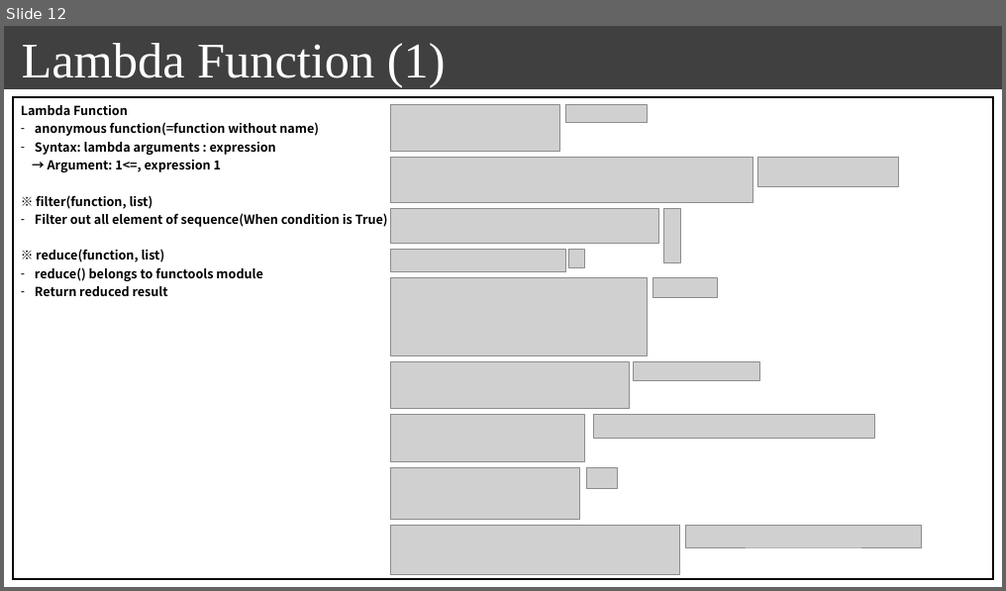
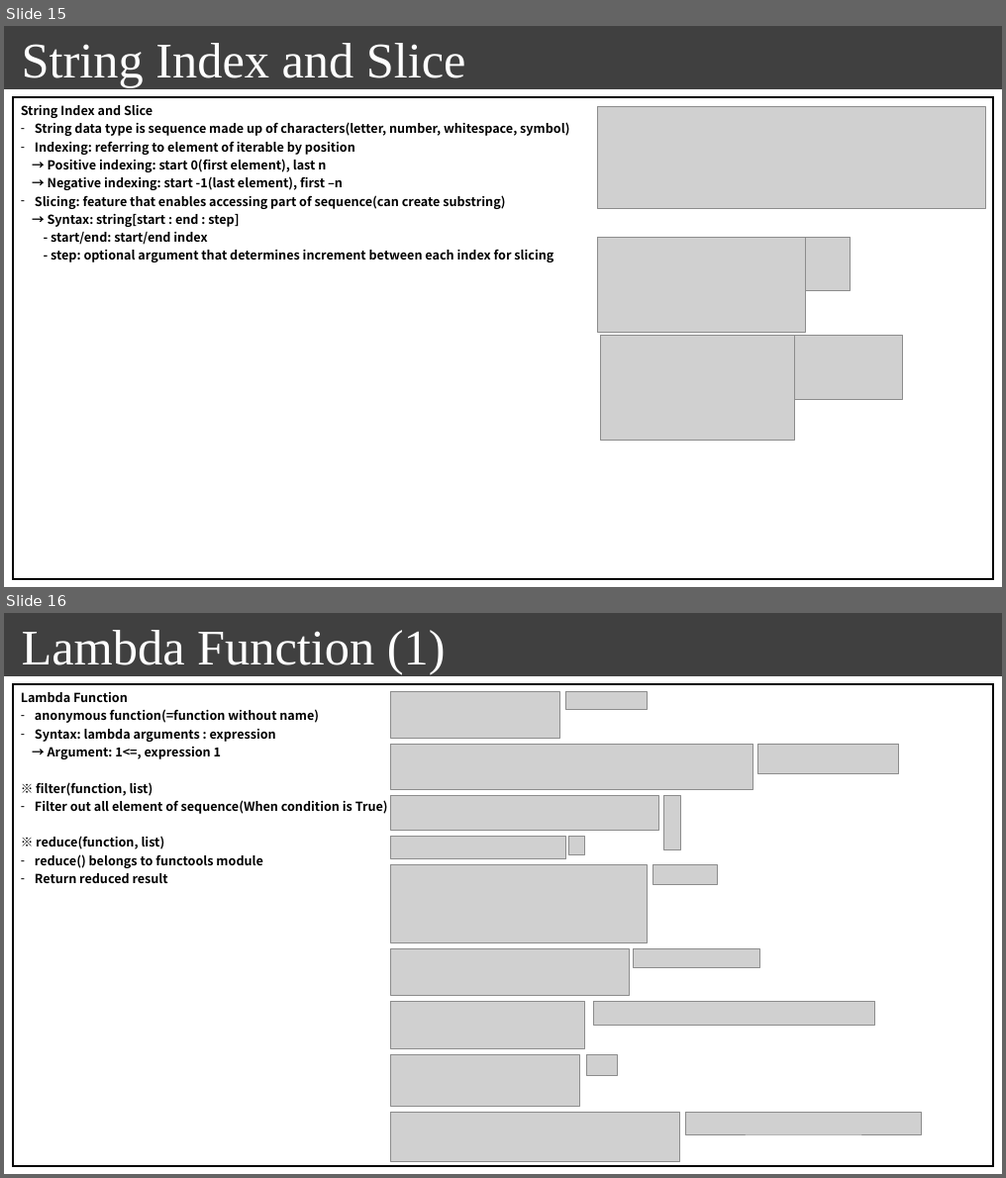
Before and after one commit to seonghokim/Study, a slide deck: Study Material/everything in python.pptx. Shown one above the other, each under a label of ours: slide 12 before the commit, slides 15 and 16 after it. The pictures are 1006x591 and 1006x1178 pixels, drawn with LibreOffice and Linux fonts; fonts in the diff are those of the drawing; grey boxes stand for pictures; background and template pictures are left out. Boxes give left, top, right and bottom in pixels: in the first picture for what was removed or moved away, otherwise in the second. Text is boxed around its words. In the diff, an @@ line names an element or a change of style, - is before the commit and + after.

```diff
--- a/Study Material/everything in python.pptx
+++ b/Study Material/everything in python.pptx
@@ slide 15 added at bbox=[4, 26, 1002, 587], background #FFFFFF; not listed: 1 template element that a slide beside it also shows @@
@@ text added at bbox=[22, 43, 466, 87], 48 pt, text #FFFFFF @@
+String Index and Slice
@@ table added at bbox=[13, 98, 994, 579], 1 rows, 1 columns @@
+String Index and Slice / String data type is sequence made up of characters(letter, number, whitespace, symbol) / Indexing: referring to element of iterable by position / → Positive indexing: start 0(first element), last n / → Negative indexing: start -1(last element), first –n / Slicing: feature that enables accessing part of sequence(can create substring) / → Syntax: string[start : end : step] / - start/end: start/end index / - step: optional argument that determines increment between each index for slicing
@@ picture added at bbox=[598, 107, 985, 209] @@
@@ picture added at bbox=[598, 237, 805, 332] @@
@@ picture added at bbox=[806, 237, 850, 290] @@
@@ picture added at bbox=[601, 335, 795, 441] @@
@@ picture added at bbox=[795, 335, 902, 400] @@
@@ what was slide 12 is now slide 16 @@
```
Also in this commit, not shown: 2 slides changed, 3 other slides added, 1 other file.
